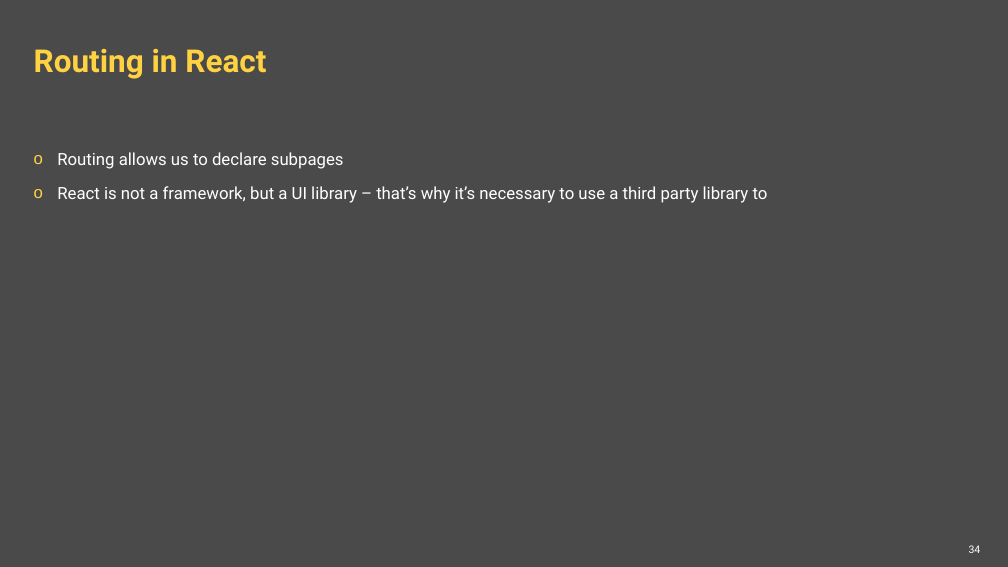
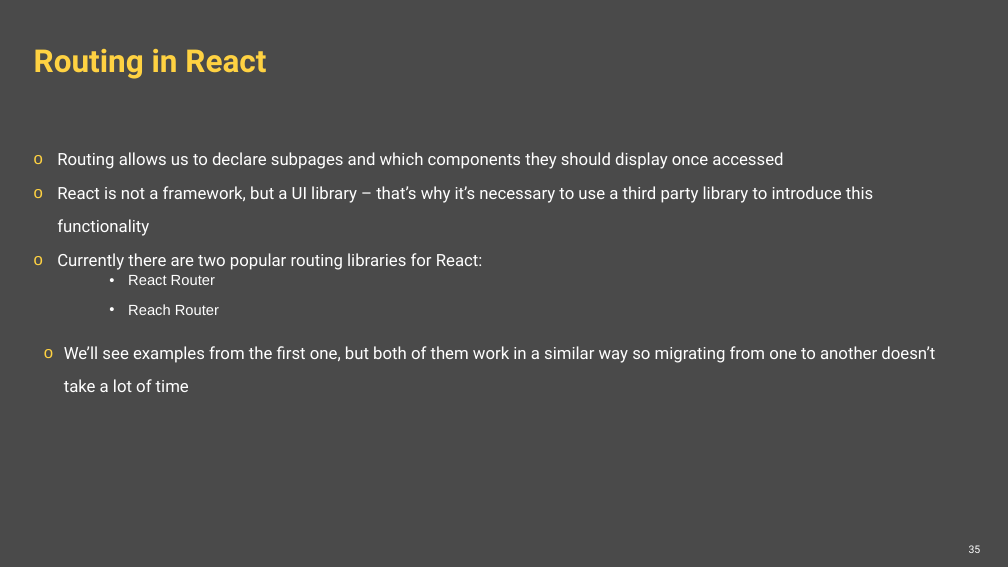
Before and after one commit to ppuzio/react-course-examples, a slide deck: slide 35 of React BEST course.pptx (slide 34 before the commit). Drawn at 1008x567 pixels with LibreOffice and Linux fonts; fonts in the diff are those of the drawing; background and template pictures are left out. Boxes give left, top, right and bottom in pixels: in the first picture for what was removed or moved away, otherwise in the second. Text is boxed around its words. In the diff, an @@ line names an element or a change of style, - is before the commit and + after.

Commit message:
react-router + some changes to live coded example

```diff
--- a/React BEST course.pptx
+++ b/React BEST course.pptx
@@ text at (57,152,935,392): text changed @@
-o Routing allows us to declare subpages
-o React is not a framework, but a UI library – that’s why it’s necessary to use a third party library to
+o Routing allows us to declare subpages and which components they should display once accessed
+o React is not a framework, but a UI library – that’s why it’s necessary to use a third party library to introduce this functionality
+o Currently there are two popular routing libraries for React:
+    • React Router
+    • Reach Router
+  o We’ll see examples from the first one, but both of them work in a similar way so migrating from one to another doesn’t take a lot of time
@@ page number at (969,545,981,553): text changed @@
-34
+35
```
Also in this commit, not shown: 5 slides added, 4 other files.
